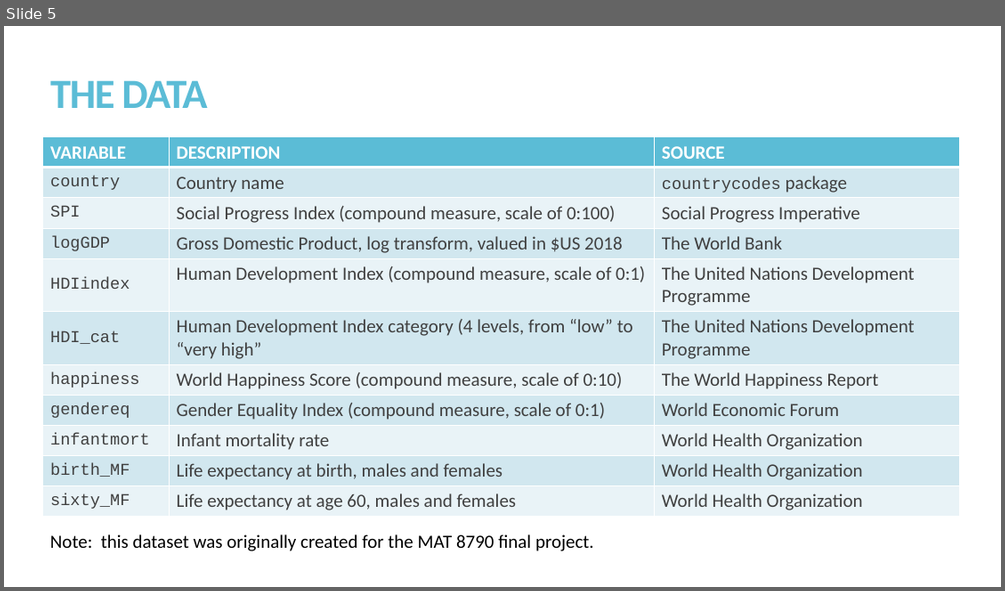
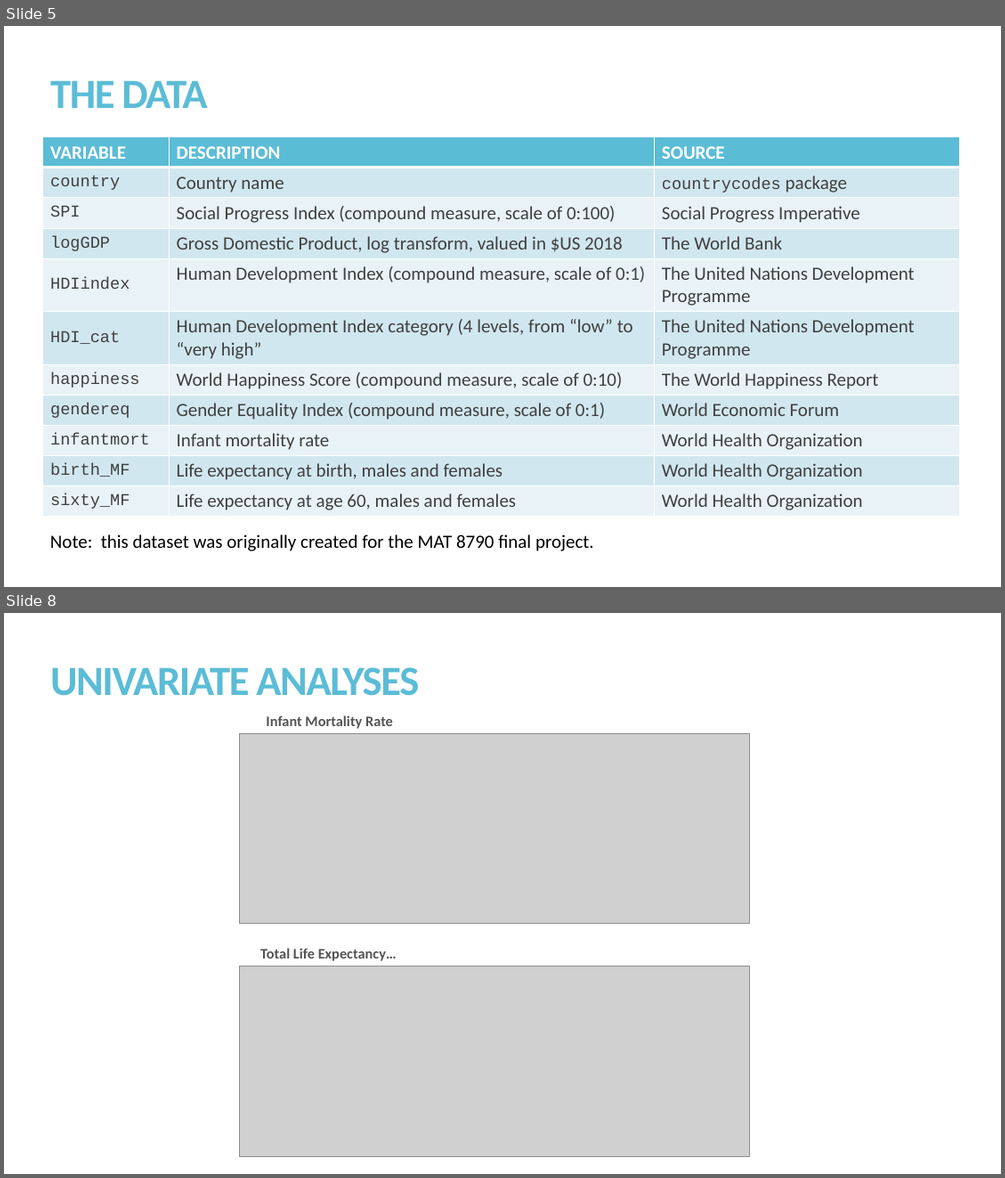
Before and after one commit to kmprioliPROF/MAT_8452_Final_Project, a slide deck: Prioli_Final_Proj.pptx. Shown one above the other, each under a label of ours: slide 5 before the commit, slides 5 and 8 after it; the slides between them are not shown. The pictures are 1005x591 and 1005x1178 pixels, drawn with LibreOffice and Linux fonts; fonts in the diff are those of the drawing; grey boxes stand for pictures. Boxes give left, top, right and bottom in pixels: in the first picture for what was removed or moved away, otherwise in the second. Text is boxed around its words. In the diff, an @@ line names an element or a change of style, - is before the commit and + after.

Commit message:
Adding univariate output to slides

```diff
--- a/Prioli_Final_Proj.pptx
+++ b/Prioli_Final_Proj.pptx
@@ slide 8 added at <box>4,613,1001,1174</box>, background #FFFFFF @@
@@ title added at <box>50,667,419,696</box>, 40 pt, text #5BBCD6, bold @@
+UNIVARIATE ANALYSES
@@ text added at <box>266,715,393,729</box>, 14 pt, text #545454, bold @@
+Infant Mortality Rate
@@ picture added at <box>240,733,751,923</box> @@
@@ text added at <box>260,948,396,961</box>, 14 pt, text #545454, bold @@
+Total Life Expectancy…
@@ picture added at <box>240,966,751,1157</box> @@
```
Also in this commit, not shown: 3 slides changed, 2 other slides added, 1 slide removed.
